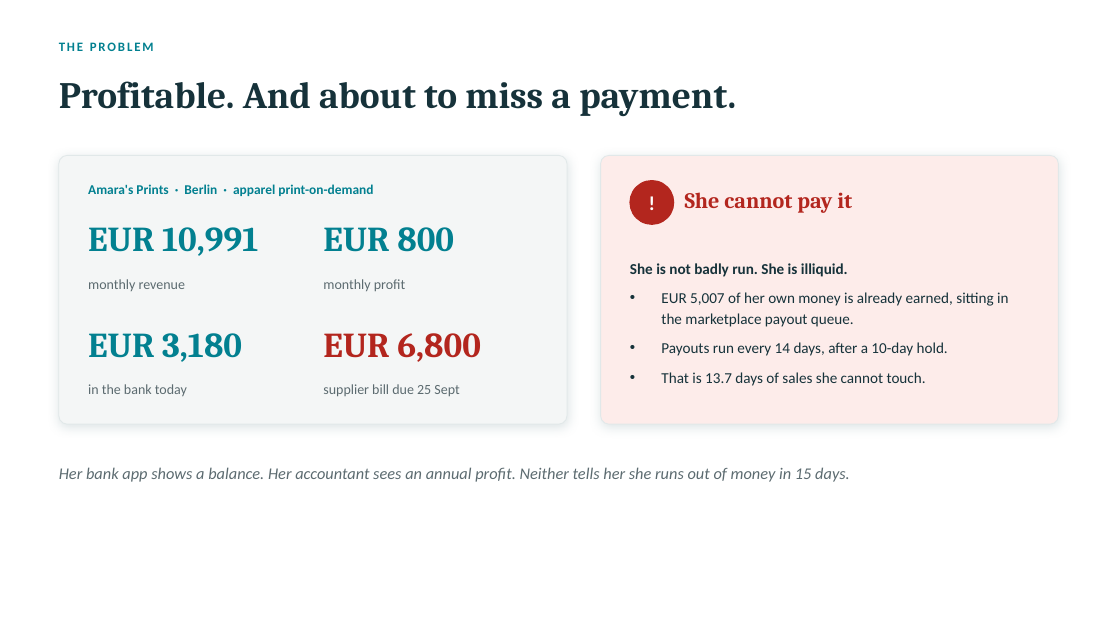
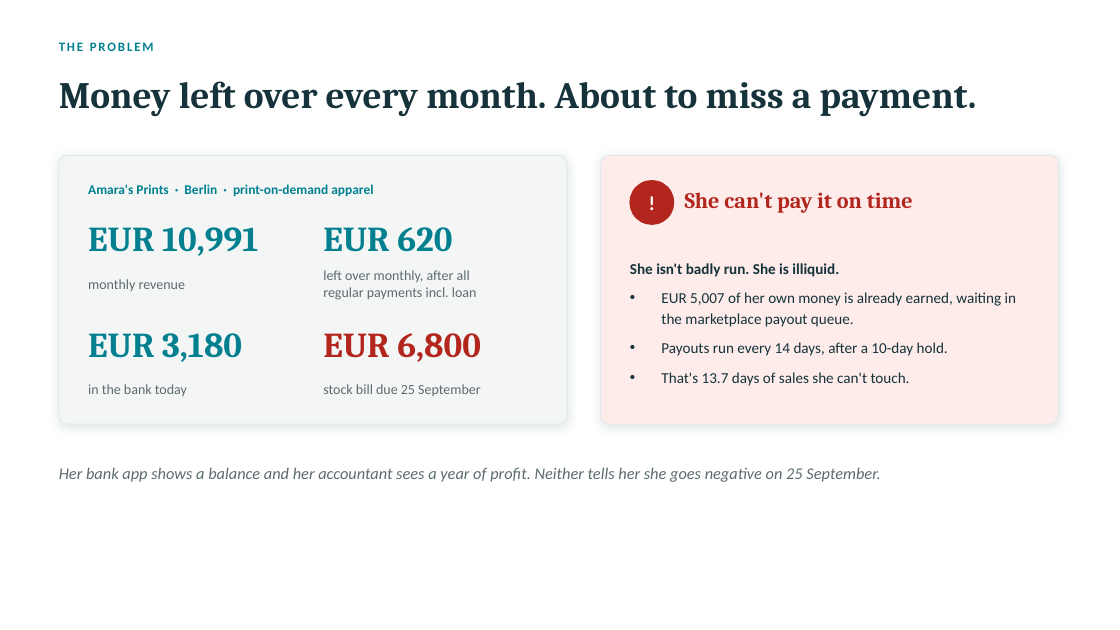
Before and after one commit to mhmdzaid012-arch/sme-finance-copilot, a slide deck: slide 2 of SME-Finance-Copilot-Pitch.pptx. Drawn at 1120x630 pixels with LibreOffice and Linux fonts; fonts in the diff are those of the drawing. Boxes give left, top, right and bottom in pixels: in the first picture for what was removed or moved away, otherwise in the second. Text is boxed around its words. In the diff, an @@ line names an element or a change of style, - is before the commit and + after.

```diff
--- a/SME-Finance-Copilot-Pitch.pptx
+++ b/SME-Finance-Copilot-Pitch.pptx
@@ text at (59,81,977,117): text changed @@
-Profitable. And about to miss a payment.
+Money left over every month. About to miss a payment.
@@ text at (88,184,373,196): text changed @@
-Amara's Prints · Berlin · apparel print-on-demand
+Amara's Prints · Berlin · print-on-demand apparel
@@ text at (685,192,913,213): text changed @@
-She cannot pay it
+She can't pay it on time
@@ text at (323,227,452,252): text changed @@
-EUR 800
+EUR 620
@@ text at (630,263,1016,327): text changed @@
-She is not badly run. She is illiquid.
-• EUR 5,007 of her own money is already earned, sitting in the marketplace payout queue.
+She isn't badly run. She is illiquid.
+• EUR 5,007 of her own money is already earned, waiting in the marketplace payout queue.
@@ text at (323,270,477,300): text changed @@
-monthly profit
+left over monthly, after all
+regular payments incl. loan
@@ text at (323,384,480,396): text changed @@
-supplier bill due 25 Sept
+stock bill due 25 September
@@ text at (661,372,910,386): text changed @@
-• That is 13.7 days of sales she cannot touch.
+• That's 13.7 days of sales she can't touch.
@@ text at (59,467,880,482): text changed @@
-Her bank app shows a balance. Her accountant sees an annual profit. Neither tells her she runs out of money in 15 days.
+Her bank app shows a balance and her accountant sees a year of profit. Neither tells her she goes negative on 25 September.
```
Also in this commit, not shown: 12 other slides changed, 2 slides added, 1 slide removed, 31 other files.
